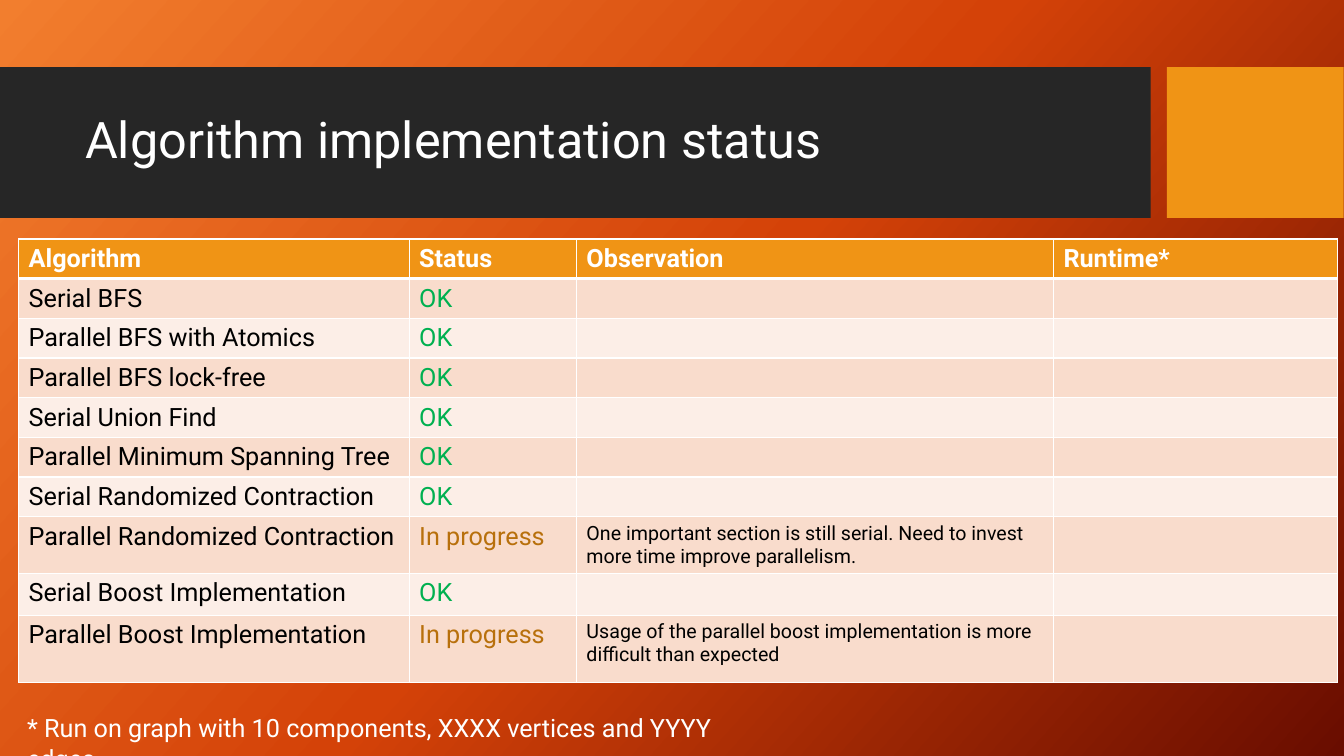
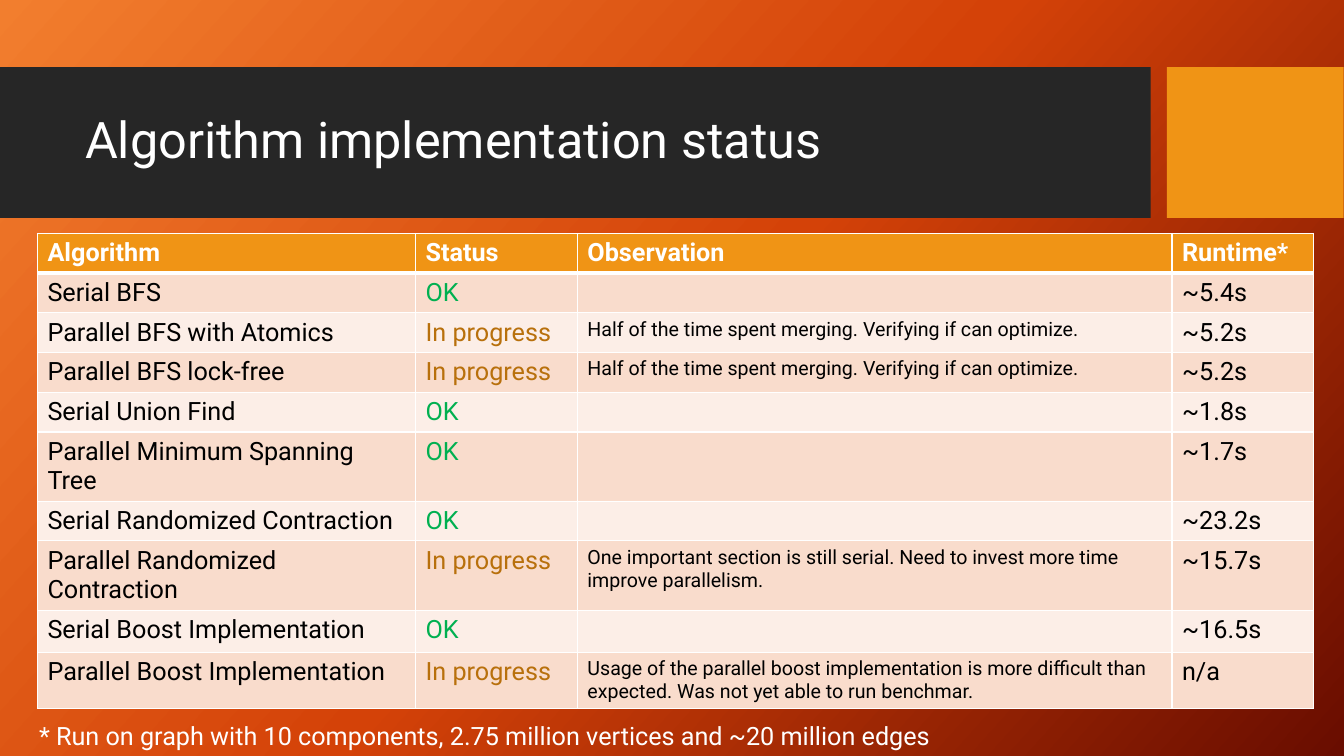
Before and after one commit to Aphlax/Parallelepipeds, a slide deck: slide 2 of ParallelCC_Pres2 - gus.pptx. Drawn at 1344x756 pixels with LibreOffice and Linux fonts; fonts in the diff are those of the drawing; background and template pictures are left out. Boxes give left, top, right and bottom in pixels: in the first picture for what was removed or moved away, otherwise in the second. Text is boxed around its words. In the diff, an @@ line names an element or a change of style, - is before the commit and + after.

Commit message:
Presentation with runtime values

```diff
--- a/ParallelCC_Pres2 - gus.pptx
+++ b/ParallelCC_Pres2 - gus.pptx
@@ table at (x1=37, y1=234, x2=1315, y2=716) @@
-row 2, column 4: 
+row 2, column 4: ~5.4s
-row 3: Parallel BFS with Atomics | OK |  | 
+row 3: Parallel BFS with Atomics | In progress | Half of the time spent merging. Verifying if can optimize. | ~5.2s
-row 4: Parallel BFS lock-free | OK |  | 
+row 4: Parallel BFS lock-free | In progress | Half of the time spent merging. Verifying if can optimize. | ~5.2s
-row 5, column 4: 
+row 5, column 4: ~1.8s
-row 6, column 4: 
+row 6, column 4: ~1.7s
-row 7, column 4: 
+row 7, column 4: ~23.2s
-row 8, column 4: 
+row 8, column 4: ~15.7s
-row 9, column 4: 
+row 9, column 4: ~16.5s
-row 10, column 3: Usage of the parallel boost implementation is more difficult than expected
+row 10, column 3: Usage of the parallel boost implementation is more difficult than expected. Was not yet able to run benchmar.
-row 10, column 4: 
+row 10, column 4: n/a
@@ table resized from (x1=19, y1=239, x2=1337, y2=688) to (x1=37, y1=234, x2=1315, y2=716) @@
@@ text at (x1=56, y1=726, x2=930, y2=751): text changed @@
-* Run on graph with 10 components, XXXX vertices and YYYY edges
+* Run on graph with 10 components, 2.75 million vertices and ~20 million edges
```
